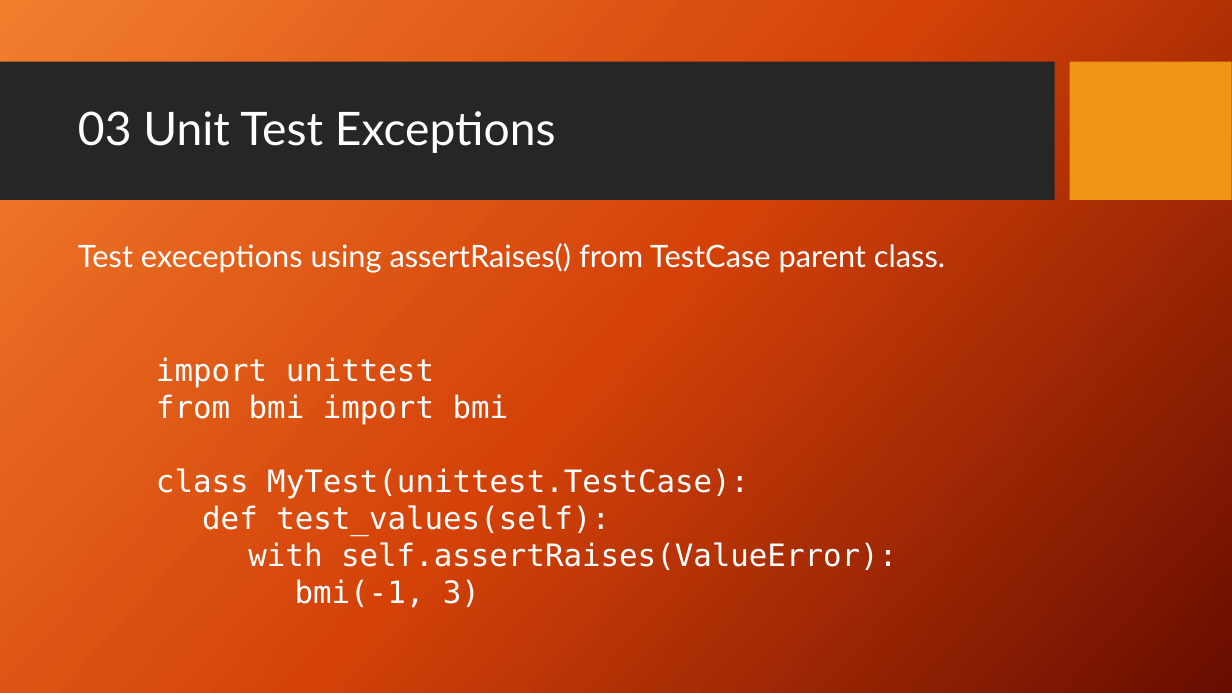
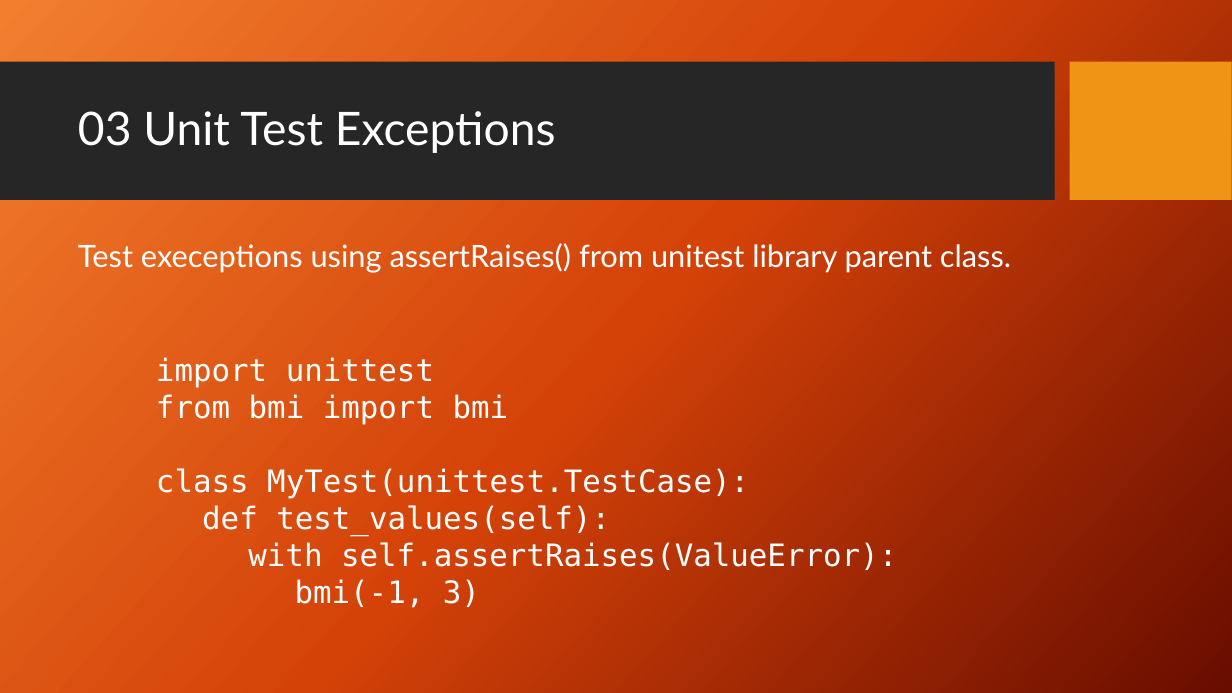
Before and after one commit to PrincetonUniversity/software_testing, a slide deck: slide 22 of UnitTestingSlides.pptx (slide 21 before the commit). Drawn at 1232x693 pixels with LibreOffice and Linux fonts; fonts in the diff are those of the drawing; background and template pictures are left out. Boxes give left, top, right and bottom in pixels: in the first picture for what was removed or moved away, otherwise in the second. Text is boxed around its words. In the diff, an @@ line names an element or a change of style, - is before the commit and + after.

```diff
--- a/UnitTestingSlides.pptx
+++ b/UnitTestingSlides.pptx
@@ text at (78, 243, 1011, 273): text changed @@
-Test execeptions using assertRaises() from TestCase parent class.
+Test execeptions using assertRaises() from unitest library parent class.
```
Also in this commit, not shown: 4 other slides changed, 1 slide added.
